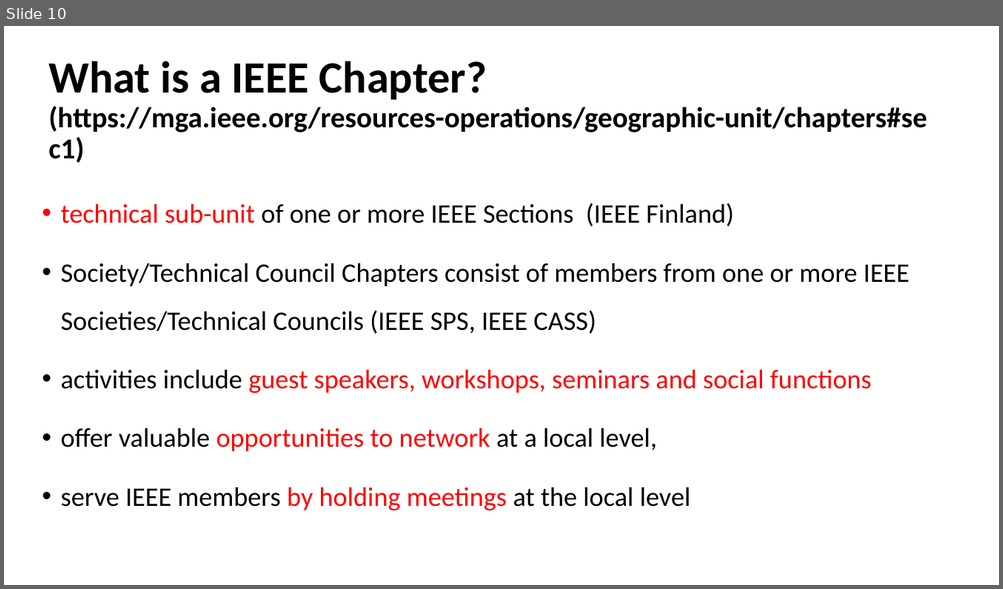
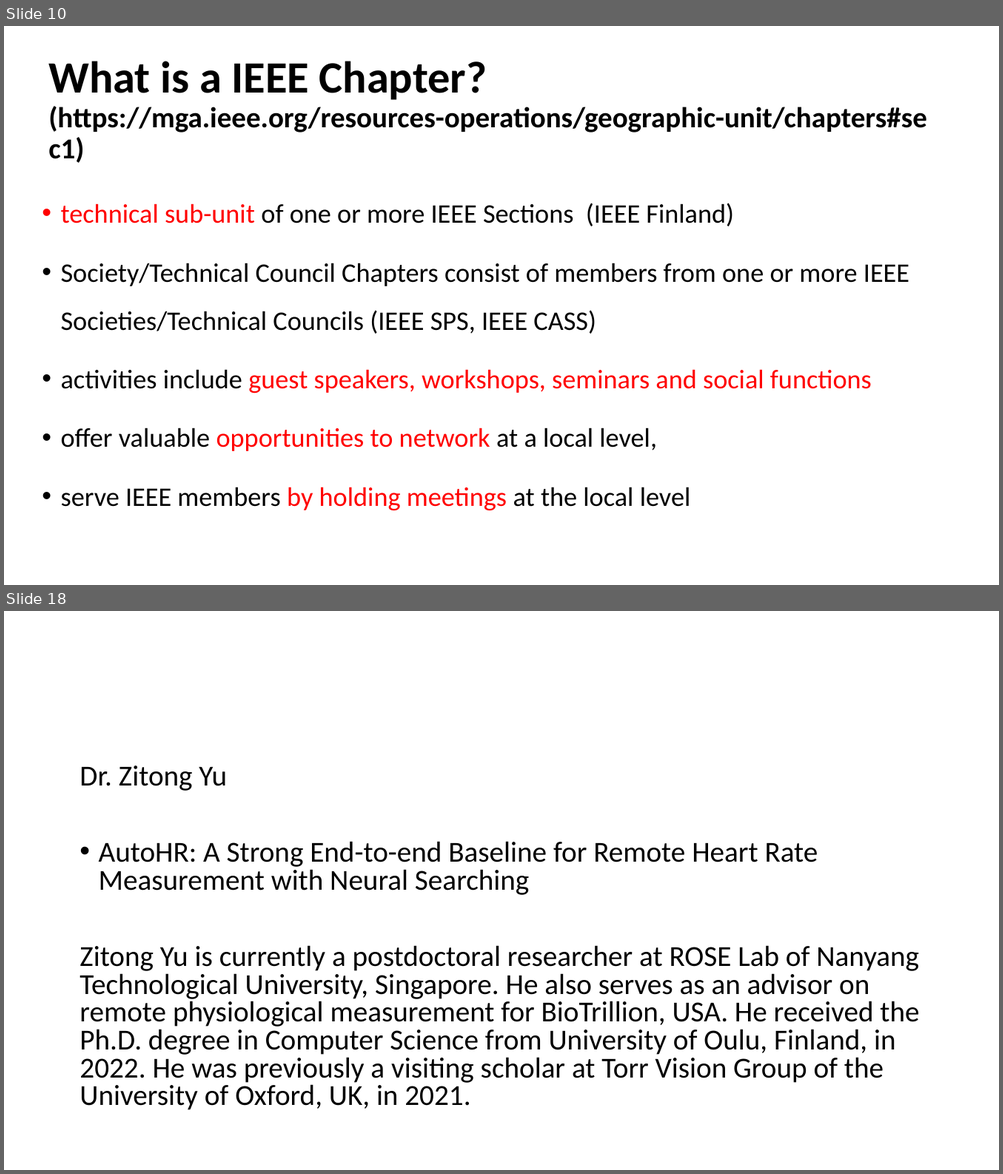
Before and after one commit to ieeespcasfinland/ieeespcasfinland.github.io, a slide deck: Slides05Oct_Ju.pptx. Shown one above the other, each under a label of ours: slide 10 before the commit, slides 10 and 18 after it; the slides between them are not shown. The pictures are 1003x589 and 1003x1174 pixels, drawn with LibreOffice and Linux fonts; fonts in the diff are those of the drawing. Boxes give left, top, right and bottom in pixels: in the first picture for what was removed or moved away, otherwise in the second. Text is boxed around its words. In the diff, an @@ line names an element or a change of style, - is before the commit and + after.

```diff
--- a/Slides05Oct_Ju.pptx
+++ b/Slides05Oct_Ju.pptx
@@ slide 18 added at <box>4,611,999,1170</box>, background #FFFFFF @@
@@ text added at <box>79,766,919,1111</box>, 28 pt, text #000000 @@
+Dr. Zitong Yu
+• AutoHR: A Strong End-to-end Baseline for Remote Heart Rate Measurement with Neural Searching
+Zitong Yu is currently a postdoctoral researcher at ROSE Lab of Nanyang Technological University, Singapore. He also serves as an advisor on remote physiological measurement for BioTrillion, USA. He received the Ph.D. degree in Computer Science from University of Oulu, Finland, in 2022. He was previously a visiting scholar at Torr Vision Group of the University of Oxford, UK, in 2021.
```
Also in this commit, not shown: 7 slides changed, 5 other slides added, 2 other files.
